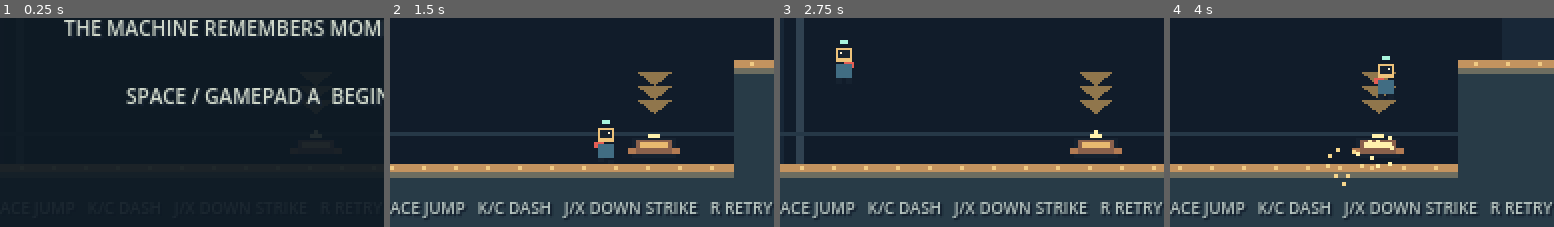
Above: before the commit, frames 1-4 (left to right).
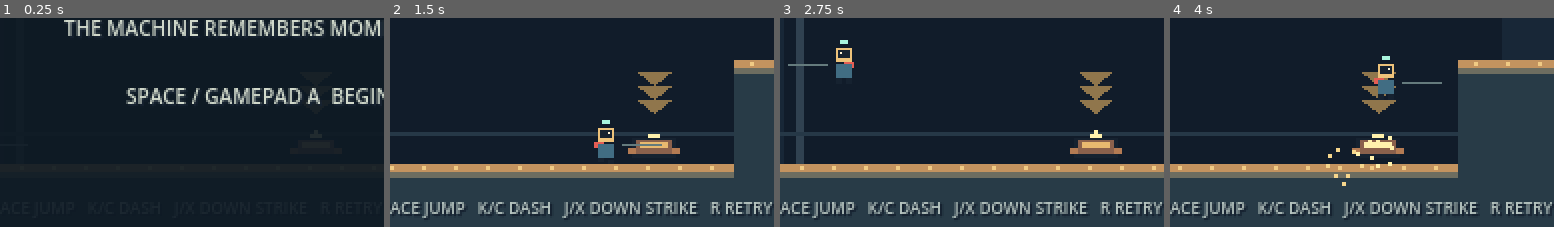
Above: after the commit, the same moments.

Repository: remoteNYC/slop-redesign-review
Game: Godot game, scene res://scenes/game.tscn
Two runs of this game, one before a commit and one after it. Both use one fixed random seed, a clock stepped at 60 frames per second and the inputs below.
Inputs:
- Up to frame 1 (0.25 s): no input
- Up to frame 2 (1.5 s): tap Enter (ui_accept) at 0.5 s; hold D (move_right) from 0.53 s (still down); tap W (aim_up) at 0.6 s; tap Space (jump) at 0.77, 1.07 s; tap J (attack) at 0.8, 1.35 s
- Up to frame 3 (2.75 s): tap Space (jump) at 1.52, 1.82, 2.3 s; tap K (dash) at 1.55 s; release D (move_right) at 2.03 s; hold A (move_left) from 2.03 s (still down); hold K (dash) from 2.03 s (still down)
- Up to frame 4 (4 s): release A (move_left) at 2.78 s; release K (dash) at 2.78 s; hold D (move_right) from 2.78 s (still down); tap Space (jump) at 2.85, 3.02, 3.32, 3.77 s; tap W (aim_up) at 3.05 s; tap S (aim_down) at 3.6 s; tap J (attack) at 3.8 s
The pictures show only the part of the screen within x 16-66%, y 49-99%; the shares and areas given below are measured in that part.

The runs differ from the first frame. In frame 2, 0.1% of the frame differs, in the area x 60-71%, y 60-62%; in frame 3, 0.1%; in frame 4, 0.1%.

Commit message:
Integrate archived kinetic ideas and fix relay state

Diff:
--- a/scripts/game.gd
+++ b/scripts/game.gd
@@ -119,14 +119,15 @@
 	_add_block(Rect2(700, 182, 340, 34))
 	_add_block(Rect2(1054, 182, 306, 34))
 	_add_block(Rect2(1840, 182, 112, 34))
-	_add_block(Rect2(2070, 182, 180, 34))
+	_add_block(Rect2(2070, 182, 230, 34))
+	_add_block(Rect2(1940, 100, 288, 10), true)
 	_add_block(Rect2(2474, 182, 246, 34))
 	_add_block(Rect2(-16, 0, 16, 216))
 	_add_block(Rect2(WORLD_WIDTH, 0, 16, 216))
 	_add_spikes(Rect2(1040, 182, 14, 34))
 	_add_spikes(Rect2(1360, 182, 480, 34))
 	_add_spikes(Rect2(1952, 182, 118, 34))
-	_add_spikes(Rect2(2250, 182, 224, 34))
+	_add_spikes(Rect2(2300, 182, 174, 34))
 	_add_device(Vector2(220, 174))
 	_add_device(Vector2(472, 185))
 	_create_exit()
@@ -279,7 +280,7 @@
 
 func _on_carriage_reversed(at: Vector2, _speed: float) -> void:
 	if carriage_advanced:
-		if checkpoint_phase < 3:
+		if checkpoint_phase >= 2 and checkpoint_phase < 3:
 			_set_checkpoint(3)
 		_deploy_exit()
 		effects.burst(at, Color("a9f4dd"), 12)
@@ -337,7 +338,11 @@
 		_reset_world()
 
 func _on_goal_body(body: Node2D) -> void:
-	if mode != "play" or not body.is_in_group("player"):
+	if mode != "play" or not exit_deployed or not body.is_in_group("player"):
+		return
+	var goal_bounds := Rect2(goal_area.global_position - Vector2(17, 20), Vector2(34, 40))
+	var player_bounds := Rect2(body.global_position - Vector2(6, 9), Vector2(12, 18))
+	if not goal_bounds.intersects(player_bounds):
 		return
 	mode = "complete"
 	player.active = false
--- a/scripts/player.gd
+++ b/scripts/player.gd
@@ -35,6 +35,8 @@
 var dash_time := 0.0
 var dash_direction := Vector2.RIGHT
 var dash_aim_direction := Vector2.ZERO
+var dash_preview_target: Node2D
+var dash_preview_point := Vector2.ZERO
 var kinetic_contact_grace := 0.0
 
 var strike_shape := RectangleShape2D.new()
@@ -78,6 +80,7 @@
 		strike_buffer_time = STRIKE_BUFFER
 
 	dash_aim_direction = Input.get_vector("move_left", "move_right", "aim_up", "aim_down")
+	_update_dash_preview()
 	if dash_enabled and dash_ready and Input.is_action_just_pressed("dash"):
 		var requested_direction := dash_aim_direction.normalized()
 		if requested_direction.is_zero_approx():
@@ -125,6 +128,7 @@
 	queue_redraw()
 
 func _begin_dash(direction: Vector2) -> void:
+	dash_preview_target = null
 	dash_direction = direction
 	dash_time = DASH_DURATION
 	dash_ready = false
@@ -180,6 +184,25 @@
 		dash_connected.emit(target.global_position)
 		return true
 	return false
+
+func _update_dash_preview() -> void:
+	dash_preview_target = null
+	if not dash_enabled or not dash_ready or dash_time > 0.0:
+		return
+	var direction := dash_aim_direction.normalized()
+	if direction.is_zero_approx():
+		direction = Vector2(facing, 0.0)
+	var ray := PhysicsRayQueryParameters2D.create(global_position, global_position + direction * (DASH_SPEED * DASH_DURATION + 9.0))
+	ray.collision_mask = 17
+	ray.collide_with_areas = true
+	ray.exclude = [get_rid()]
+	var hit := get_world_2d().direct_space_state.intersect_ray(ray)
+	if hit.is_empty():
+		return
+	var target := hit["collider"] as Node2D
+	if target != null and target.has_method("receive_kinetic_dash"):
+		dash_preview_target = target
+		dash_preview_point = hit["position"]
 
 func _check_strike() -> void:
 	var query := PhysicsShapeQueryParameters2D.new()
@@ -229,6 +252,7 @@
 	dash_ready = dash_enabled
 	dash_direction = Vector2.RIGHT
 	dash_aim_direction = Vector2.ZERO
+	dash_preview_target = null
 	coyote_time = 0.0
 	jump_buffer_time = 0.0
 	strike_buffer_time = 0.0
@@ -268,3 +292,12 @@
 		draw_circle(-dash_direction * 12.0, 2.0, Color("fff1ac"))
 	elif dash_ready:
 		draw_rect(Rect2(-2, -13, 4, 2), Color("a9f4dd"))
+		var guide := dash_aim_direction.normalized()
+		if guide.is_zero_approx():
+			guide = Vector2(facing, 0.0)
+		var target_visible := is_instance_valid(dash_preview_target)
+		var guide_color := Color("a9f4dd") if target_visible else Color("657b7d")
+		draw_line(guide * 8.0, guide * 28.0, guide_color, 1.0)
+		if target_visible:
+			var mark := to_local(dash_preview_point)
+			draw_arc(mark, 5.0, 0.0, TAU, 12, Color("a9f4dd"), 1.0)
--- a/tests/dash.gd
+++ b/tests/dash.gd
@@ -52,6 +52,12 @@
 	arena.add_child(ram)
 	player.reset_at(Vector2(230, 160))
 	await physics_frame
+	await physics_frame
+	_check(player.dash_preview_target == ram, "the free dash cues a ram that lies in its actual travel path")
+	Input.action_press("aim_up")
+	await physics_frame
+	_check(player.dash_preview_target == null, "the dash cue clears when aim turns away from the ram")
+	Input.action_release("aim_up")
 	Input.action_press("move_right")
 	Input.action_press("dash")
 	for _frame in 12:
@@ -66,6 +72,8 @@
 	arena.add_child(carriage)
 	player.reset_at(Vector2(362, 160))
 	await physics_frame
+	await physics_frame
+	_check(player.dash_preview_target == carriage, "the same aim cue recognizes the carriage as a kinetic target")
 	Input.action_press("move_right")
 	Input.action_press("dash")
 	for _frame in 5:
--- /dev/null
+++ b/tests/high_route.gd
@@ -0,0 +1,98 @@
+extends SceneTree
+
+var failures: Array[String] = []
+
+func _initialize() -> void:
+	call_deferred("_run")
+
+func _run() -> void:
+	var game := (load("res://scenes/game.tscn") as PackedScene).instantiate()
+	root.add_child(game)
+	await process_frame
+	game._start_run()
+	game._set_checkpoint(2)
+	game.carriage.reset_kinetic(Vector2(1900, 166), 72.0)
+	game.player.reset_at(Vector2(1900, 141))
+	var ram_reversed_cart := [false]
+	var rebound_count := [0]
+	var strike_delay := int(OS.get_environment("HIGH_STRIKE_DELAY")) if OS.has_environment("HIGH_STRIKE_DELAY") else 2
+	var dash_gap := float(OS.get_environment("HIGH_DASH_GAP")) if OS.has_environment("HIGH_DASH_GAP") else 65.0
+	game.carriage.ram_impact.connect(func(ram_speed: float, carriage_speed: float) -> void:
+		if ram_speed < -20.0 and carriage_speed < -20.0:
+			ram_reversed_cart[0] = true
+	)
+	game.player.rebounded.connect(func(_at: Vector2) -> void: rebound_count[0] += 1)
+	await physics_frame
+	Input.action_press("jump")
+	for _frame in strike_delay:
+		await physics_frame
+	Input.action_release("jump")
+	Input.action_press("attack")
+	await physics_frame
+	Input.action_release("attack")
+	Input.action_press("move_right")
+	for _frame in 65:
+		await physics_frame
+	Input.action_release("move_right")
+	_check(rebound_count[0] >= 1, "the carriage gives a real rebound toward the upper route")
+	_check(game.player.global_position.y < 105.0 and game.player.is_on_floor(), "the carriage rebound reaches the upper deck")
+	_check(game.counter_ram.state != "windup", "the upper deck allows observation without prematurely triggering the opposing ram")
+	Input.action_press("move_right")
+	for _frame in 100:
+		await physics_frame
+		if game.player.global_position.x >= 2240.0:
+			break
+	Input.action_release("move_right")
+	for _frame in 48:
+		await physics_frame
+	_check(game.mode == "play" and game.player.is_on_floor() and game.player.global_position.x > game.counter_ram.global_position.x, "the upper approach has a safe landing behind the ram")
+	if OS.has_environment("HIGH_CAPTURE"):
+		root.get_texture().get_image().save_png("/tmp/clockwork_upper_route.png")
+	var dashed_ram := false
+	for _frame in 180:
+		var ram_dx: float = game.player.global_position.x - game.counter_ram.global_position.x
+		if not dashed_ram and ram_dx < dash_gap and game.counter_ram.velocity_x > 100.0:
+			Input.action_press("move_left")
+			Input.action_press("dash")
+			dashed_ram = true
+		await physics_frame
+		if dashed_ram:
+			Input.action_release("dash")
+			Input.action_release("move_left")
+		if game.exit_deployed or game.mode != "play":
+			break
+	_check(dashed_ram, "the player can meet the baited ram from behind with a leftward dash")
+	_check(ram_reversed_cart[0] and game.exit_deployed, "the redirected ram reverses the carriage and opens the return route")
+	_check(game.mode == "play" and game.player.active, "the flank and counter dash leave the player alive")
+
+	game._start_run()
+	game._set_checkpoint(2)
+	game.carriage.reset_kinetic(Vector2(1900, 166), 72.0)
+	game.player.reset_at(Vector2(1900, 141))
+	await physics_frame
+	Input.action_press("jump")
+	Input.action_press("move_right")
+	for _frame in 12:
+		await physics_frame
+	Input.action_release("jump")
+	for _frame in 65:
+		await physics_frame
+	Input.action_release("move_right")
+	_check(game.mode == "play" and game.player.active, "missing the optional upper rebound has a recoverable landing")
+	_check(game.player.global_position.x >= 1840.0, "the missed upper route does not reset progress or trap the player")
+	game.mode = "complete"
+	game.sfx.stop_all()
+	await create_timer(0.1).timeout
+	game.free()
+	await process_frame
+	if failures.is_empty():
+		print("HIGH ROUTE PASS")
+		quit(0)
+	else:
+		for failure in failures:
+			printerr("HIGH ROUTE FAIL: ", failure)
+		quit(1)
+
+func _check(condition: bool, message: String) -> void:
+	if not condition:
+		failures.append(message)
--- a/tests/interactions.gd
+++ b/tests/interactions.gd
@@ -47,6 +47,7 @@
 	_check(game.gate.is_open, "the charging ram opens the shutter through the shared impact rule")
 	_check(game.carriage.velocity_x > 70.0, "the same ram continues through the shutter and launches the carriage")
 
+	game._set_checkpoint(2)
 	game.carriage.reset_kinetic(Vector2(2105, 166), 105.0)
 	game.carriage_advanced = true
 	game.counter_ram.reset_kinetic(Vector2(2160, 172), "coast", -170.0)
--- a/tests/smoke.gd
+++ b/tests/smoke.gd
@@ -42,6 +42,16 @@
 	_check(game.mode == "play" and game.player.global_position.distance_to(game.CHECKPOINT_ONE) < 5.0, "the shutter checkpoint restores the player on the recoverable carriage state (player %s, cart %s)" % [game.player.global_position, game.carriage.global_position])
 	_check(game.gate.is_open, "checkpoint retry preserves the solved shutter")
 
+	game.carriage_advanced = true
+	game.carriage.reset_kinetic(Vector2(2570, 166), 105.0)
+	for _frame in 20:
+		await physics_frame
+	_check(game.exit_deployed and game.checkpoint_phase == 1, "a distant rail return opens the exit without awarding a skipped checkpoint")
+	game.player.kill()
+	await create_timer(0.36).timeout
+	_check(game.checkpoint_phase == 1 and game.player.global_position.distance_to(game.CHECKPOINT_ONE) < 5.0, "retry after a distant return resumes at the shutter")
+	_check(not game.exit_deployed, "retry restores the local unsolved carriage state")
+
 	game._set_checkpoint(2)
 	game.carriage_advanced = true
 	game.carriage.reset_kinetic(Vector2(2105, 166), 105.0)
@@ -55,6 +65,8 @@
 
 	game._deploy_exit()
 	await physics_frame
+	game._on_goal_body(game.player)
+	_check(game.mode == "play", "a stale bell entry cannot finish the run while the player is outside its area")
 	game.player.global_position = Vector2(game.EXIT_CENTER.x, 62)
 	game.player.velocity = Vector2.ZERO
 	await physics_frame
Not shown, changed: CHANGELOG.md
Not shown, changed: GAME_PLAN.md
Not shown, changed: KINETIC_LEVEL_DESIGN.md
Not shown, changed: README.md
